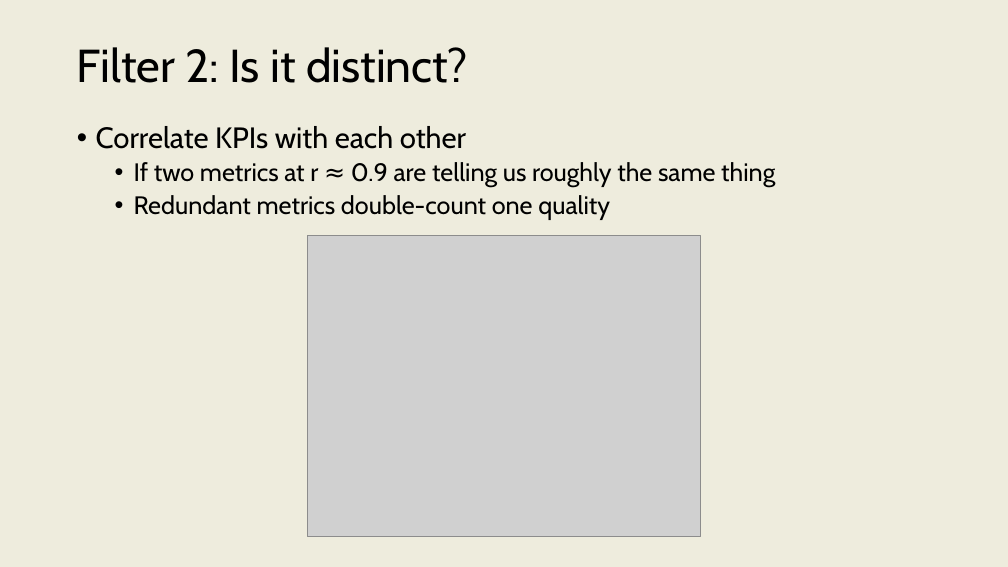
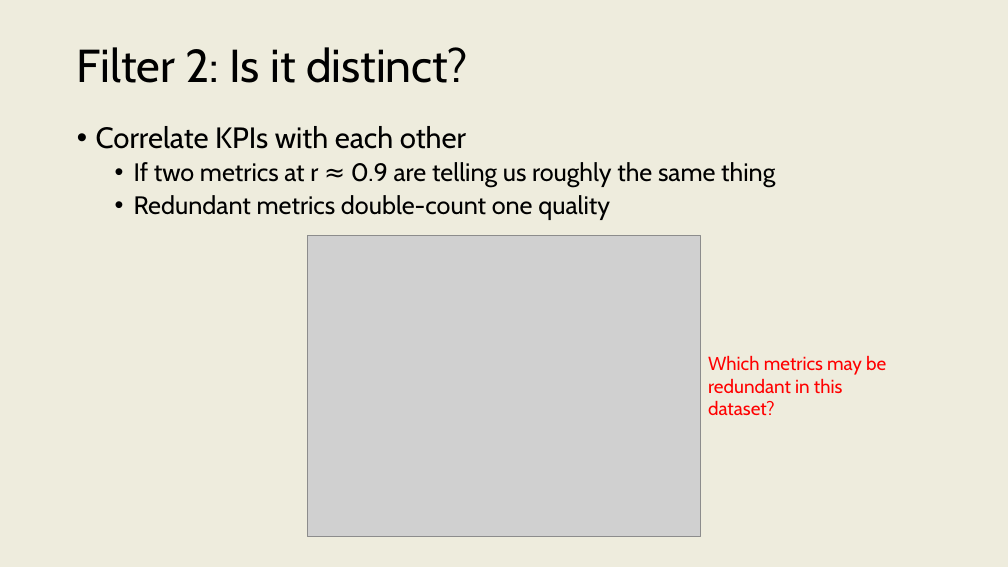
Before and after one commit to onishisaryu/HES-3000-Sports-Data-Analytics, a slide deck: slide 14 of pptx/Lecture12.pptx (slide 9 before the commit). Drawn at 1008x567 pixels with LibreOffice and Linux fonts; fonts in the diff are those of the drawing; grey boxes stand for pictures. Boxes give left, top, right and bottom in pixels: in the first picture for what was removed or moved away, otherwise in the second. Text is boxed around its words. In the diff, an @@ line names an element or a change of style, - is before the commit and + after.

```diff
--- a/pptx/Lecture12.pptx
+++ b/pptx/Lecture12.pptx
@@ text added at (x1=708, y1=356, x2=886, y2=416), 18 pt, text #FF0000 @@
+Which metrics may be redundant in this dataset?
```
Also in this commit, not shown: 8 other slides changed, 3 slides added, 1 slide removed, 3 other files.
